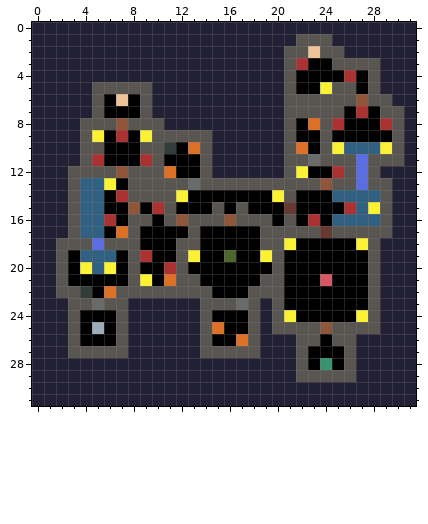
Two versions of one pixel-art sprite, maps/test1.png. Above: the version before the commit.
The file is 32x32 pixels.
Now the later version:
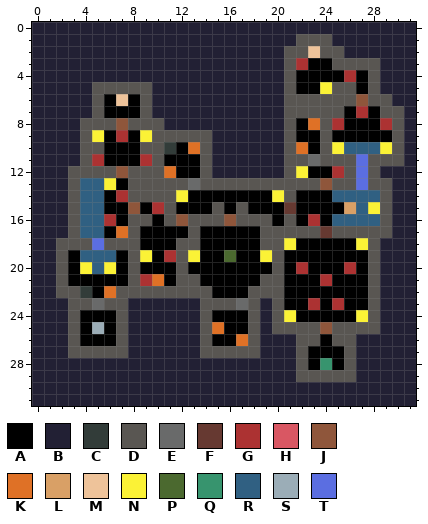
Palette (. is transparent): A #000000  B #222034  C #323c39  D #595652  E #696a6a  F #663931  G #ac3232  H #d95763  J #8f563b  K #df7126  L #d9a066  M #eec39a  N #fbf236  P #4b692f  Q #37946e  R #306082  S #9badb7  T #5b6ee1
Changes in this commit:
Colour G gives way to colour A in row 20 at x 11.
Colour K gives way to colour A in row 21 at x 11.
Colour A gives way to colour G in row 19 at x 11; in row 20 at x 22 and 26; in row 23 at x 23 and 25.
Colour H gives way to colour G in row 21 at x 24.
Colour N gives way to colour G in row 21 at x 9.
Colour A gives way to colour K in row 21 at x 10.
Colour G gives way to colour L in row 15 at x 26.
Colour G gives way to colour N in row 19 at x 9.
Pixel boxes of the changes (left, top, right, bottom) in both pictures:
changed: (296, 202, 356, 310)
changed: (140, 250, 176, 286)
